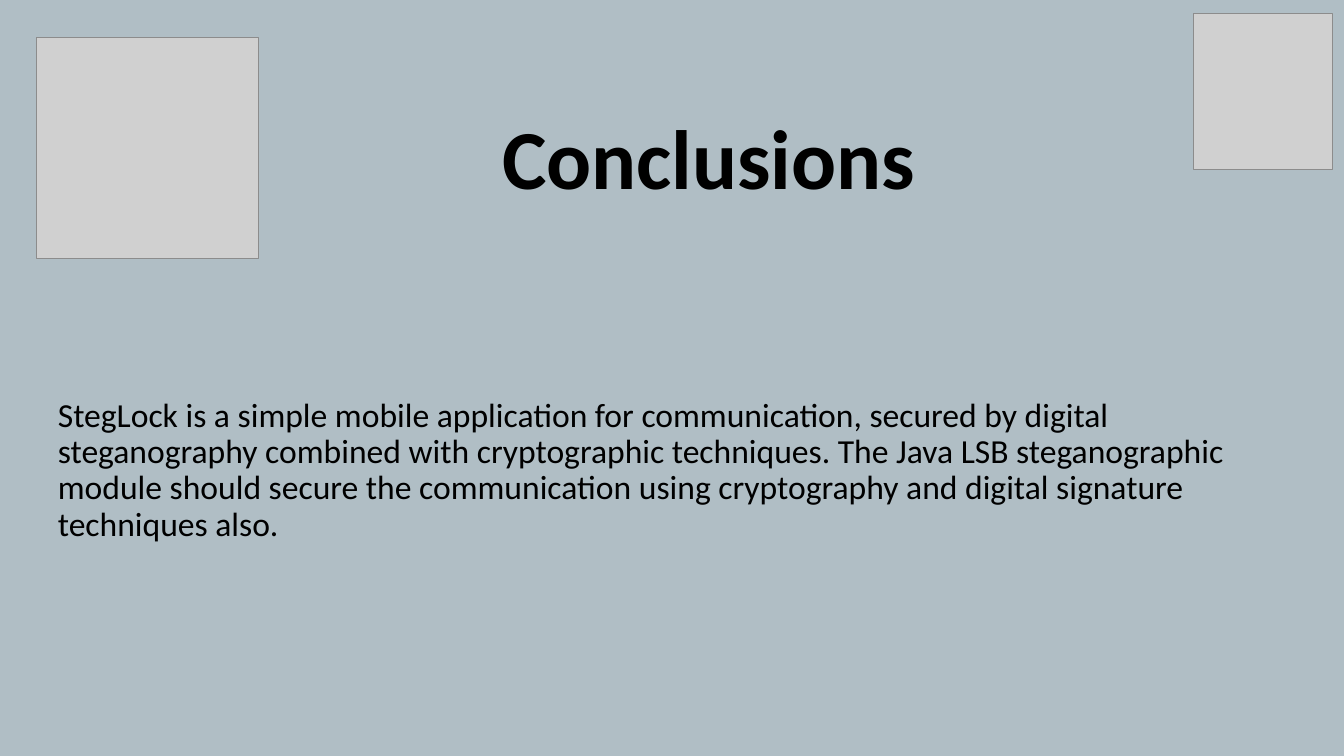
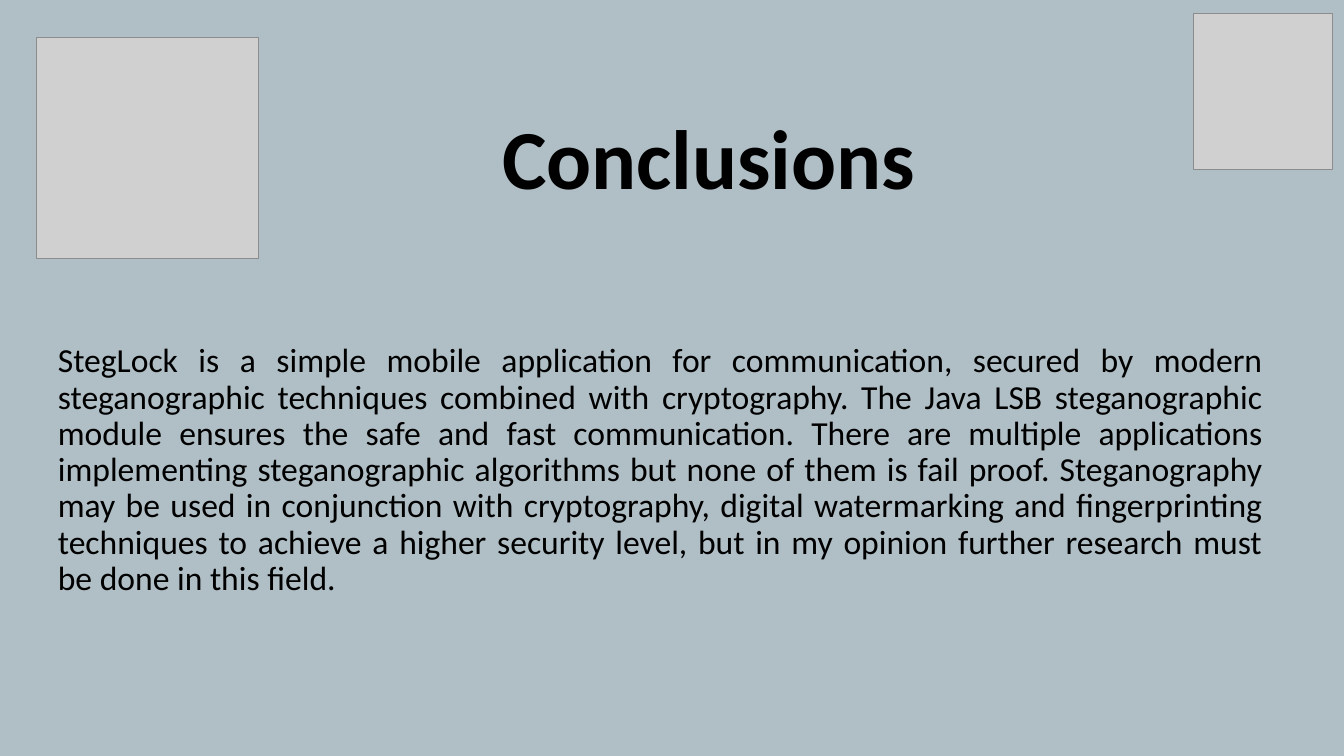
Before and after one commit to rraduionescu/DissertationPaper, a slide deck: slide 12 of 1_DissertationPaper/8_DISSERTATION_THESIS_Ionescu_Radu_Stefan_PRESENTATION.pptx (slide 7 before the commit). Drawn at 1344x756 pixels with LibreOffice and Linux fonts; fonts in the diff are those of the drawing; grey boxes stand for pictures. Boxes give left, top, right and bottom in pixels: in the first picture for what was removed or moved away, otherwise in the second. Text is boxed around its words. In the diff, an @@ line names an element or a change of style, - is before the commit and + after.

Commit message:
StegLock - DONE

```diff
--- a/1_DissertationPaper/8_DISSERTATION_THESIS_Ionescu_Radu_Stefan_PRESENTATION.pptx
+++ b/1_DissertationPaper/8_DISSERTATION_THESIS_Ionescu_Radu_Stefan_PRESENTATION.pptx
@@ subtitle at [58, 348, 1263, 591]: text changed @@
-StegLock is a simple mobile application for communication, secured by digital steganography combined with cryptographic techniques. The Java LSB steganographic module should secure the communication using cryptography and digital signature techniques also.
+StegLock is a simple mobile application for communication, secured by modern steganographic techniques combined with cryptography. The Java LSB steganographic module ensures the safe and fast communication. There are multiple applications implementing steganographic algorithms but none of them is fail proof. Steganography may be used in conjunction with cryptography, digital watermarking and fingerprinting techniques to achieve a higher security level, but in my opinion further research must be done in this field.
```
Also in this commit, not shown: 6 other slides changed, 5 slides added, 4 other files.
